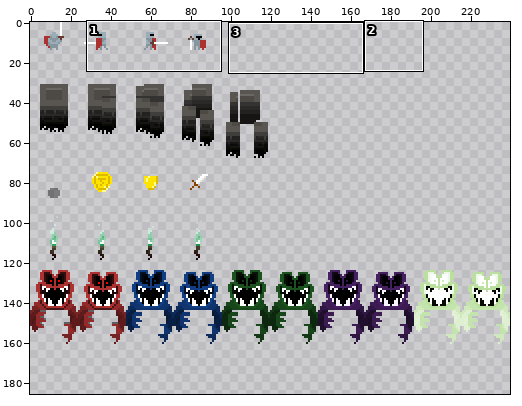
Sprite sheet, stored at bin/assets/images/spritesheet.png. Above, an overview of the earlier version with the close-up marked.
Close-up. The starting point:
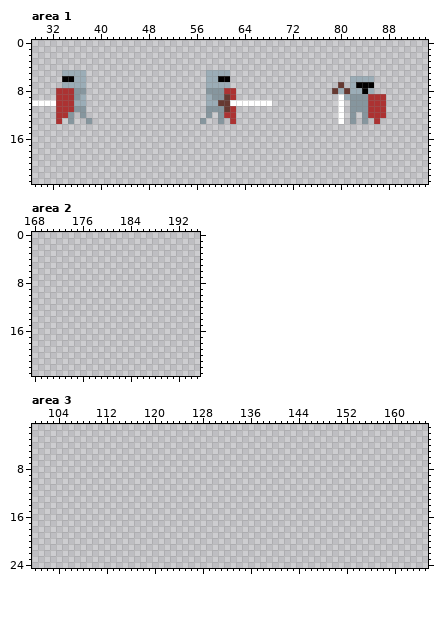
The file is 240x240 pixels. Pixels under 10% opacity are left out. Colours within 5 levels of each other are drawn and written as one. Shown: area 1: x 29..94, y 0..23; area 2: x 168..195, y 0..23; area 3: x 100..165, y 1..24. The wide view leaves out empty margins. The commit also changed other parts of the picture, which this record leaves out.
After the commit:
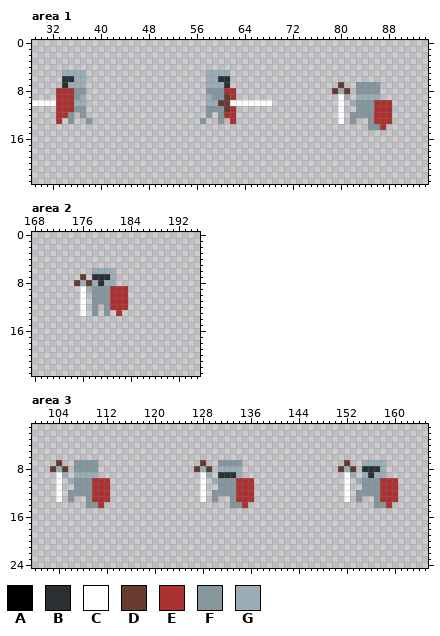
Palette (. is transparent): A #000000  B #2b3033  C #ffffff  D #663931  E #ac3232  F #86969e  G #9badb7
The exact change:
--- area 1
@@ x 29..94 @@
  5 .....GGGG....................GGGG.................................
- 6 .....AAGG....................GGAA....................GGGG.........
- 7 .....GGGG....................GGGG..................D.GAAA.........
- 8 ....EEEFF....................FFFEE................DGDGGAG.........
- 9 ....EEEFG....................GFFDE.................CGFFFEEE.......
-10 CCCCEEEGG....................GGDDCCCCCCC...........C.FFFEEE.......
-11 ....EEEFF....................FFFDE.................C.FFFEEE.......
-12 ....EEF.F....................F.FEE.................C.F.FEEE.......
-13 ....E.F..F..................F..F.E.................C.F.F.E........
-14 ..................................................................
+ 6 .....BBGG....................GGBB.................................
+ 7 .....BGGG....................GGGB..................D..FFFF........
+ 8 ....EEEFF....................FFFEE................DGD.FFFF........
+ 9 ....EEEFG....................GFFDE.................CG.GGGG........
+10 CCCCEEEGG....................GGDDCCCCCCC...........C.GFFFEEE......
+11 ....EEEFF....................FFFDE.................C..FFFEEE......
+12 ....EEF.F....................F.FEE.................C.FFFFEEE......
+13 ....E.F..F..................F..F.E.................C.F..FEEE......
+14 ........................................................FFE.......
 15 ..................................................................
--- area 2
@@ x 173..185 @@
  5 .............
- 6 .............
- 7 .............
- 8 .............
- 9 .............
-10 .............
-11 .............
-12 .............
-13 .............
+ 6 .....GGGG....
+ 7 ...D.BBBG....
+ 8 ..DGDGBGG....
+ 9 ...CGFFFEEE..
+10 ...C.FFFEEE..
+11 ...C.FFFEEE..
+12 ...C.F.FEEE..
+13 ...C.F.F.E...
 14 .............
--- area 3
@@ x 100..165 @@
  6 ..................................................................
- 7 ..................................................................
- 8 ..................................................................
- 9 ..................................................................
-10 ..................................................................
-11 ..................................................................
-12 ..................................................................
-13 ..................................................................
-14 ..................................................................
+ 7 ....D..FFFF.................D..FFFF.................D..GGGG.......
+ 8 ...DGD.FFFF................DGD.GGGG................DGD.BBBG.......
+ 9 ....CG.GGGG.................CG.BBBG.................CG.GBGG.......
+10 ....C.GFFFEEE...............C.GFFFEEE...............C.GFFFEEE.....
+11 ....C..FFFEEE...............C..FFFEEE...............C..FFFEEE.....
+12 ....C.FFFFEEE...............C.FFFFEEE...............C.FFFFEEE.....
+13 ....C.F..FEEE...............C.F..FEEE...............C.F..FEEE.....
+14 .........FFE.....................FFE.....................FFE......
 15 ..................................................................
Pixel boxes of the changes (left, top, right, bottom) in both close-ups:
changed: (62, 76, 74, 88)
changed: (218, 76, 230, 88)
changed: (350, 76, 392, 130)
added: (74, 268, 128, 316)
added: (50, 460, 110, 508)
added: (194, 460, 254, 508)
added: (338, 460, 398, 508)
